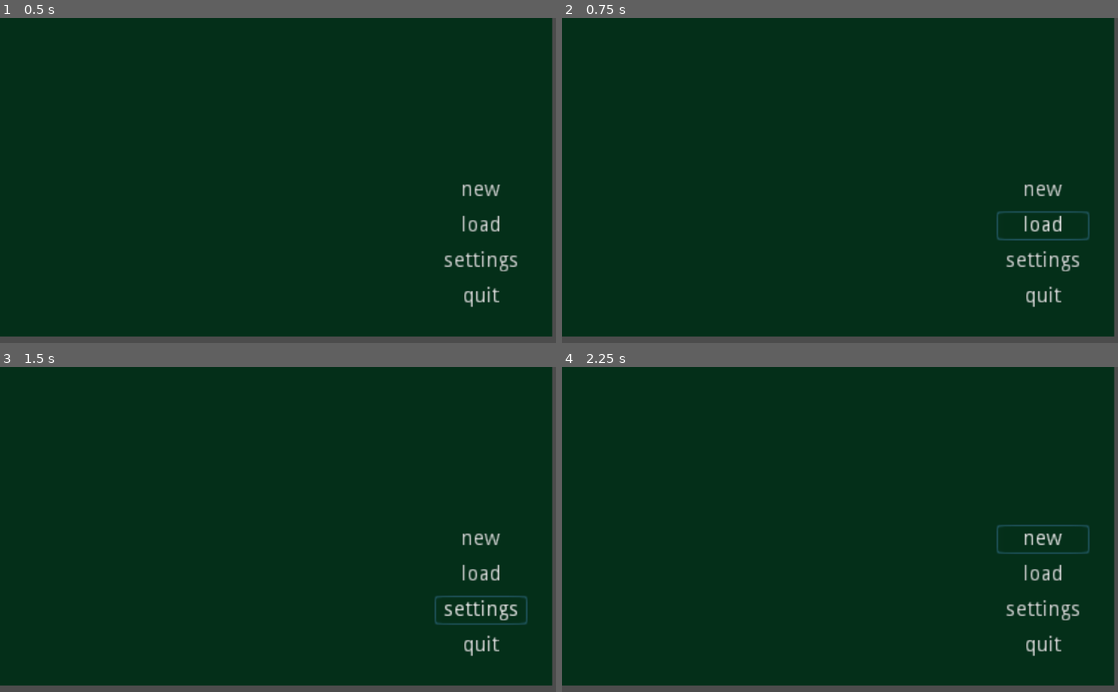
Above: before the commit, frames 1-4 (two rows, left to right).
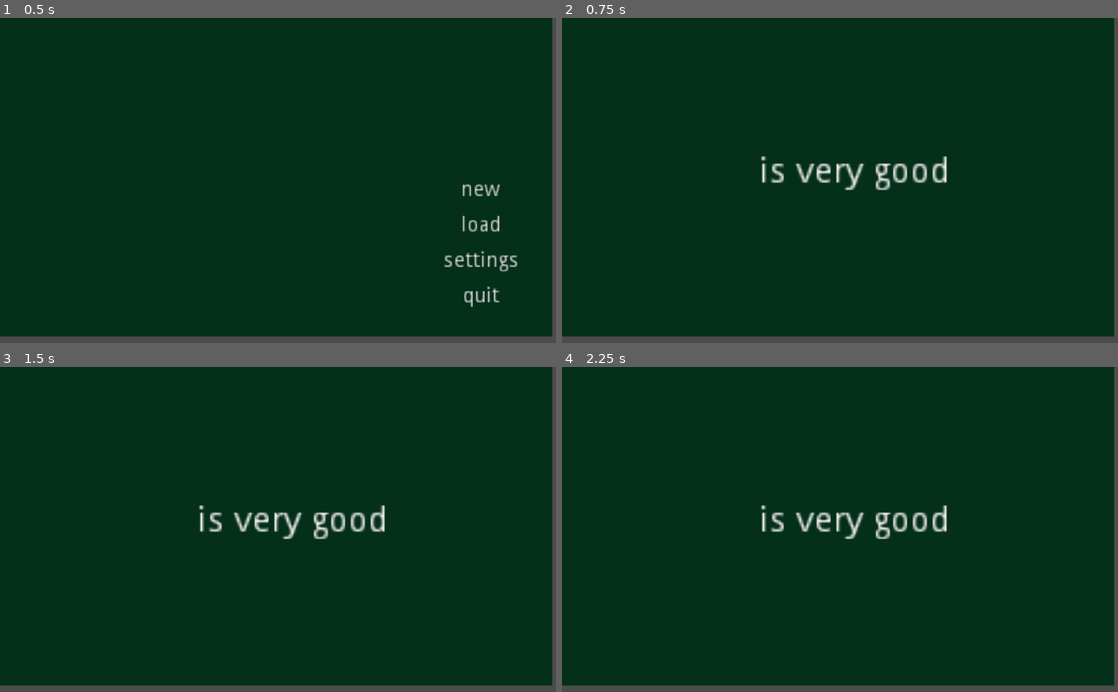
Above: after the commit, the same moments.

Repository: moha2008dev/throw-me-away
Game: Godot game, scene res://scenes/main_menu.tscn
Same seed, same stepped clock (60 frames per second), same inputs: the game is played once before the commit and once after it. Before the commit the project has no main scene; this scene is started directly in both runs.
Inputs (mouse positions are in pixels of both pictures, inside the frame that each line leads up to):
- Up to frame 1 (0.5 s): no input
- Up to frame 2 (0.75 s): click "load" at 0.5 s
- Up to frame 3 (1.5 s): click (483, 610) at 1.25 s, where only the run before the commit has a clickable "settings"
- Up to frame 4 (2.25 s): click (1045, 539) at 2 s, where only the run before the commit has a clickable "new"

Frame 1 is identical in both runs. In frame 2, 2.2% of the frame differs, in the area x 35-95%, y 42-90%; in frame 3, 2.2%; in frame 4, 2.2%.
Error before the commit: Parse Error: Unexpected token: Identifier:kfklmzmfl (res://scripts/main_menu.gd:3)

Commit message:
main_menu_script_and_test_scene

Diff:
--- a/project.godot
+++ b/project.godot
@@ -11,6 +11,7 @@
 [application]
 
 config/name="throw me away"
+run/main_scene="res://scenes/main_menu.tscn"
 config/icon="res://icon.png"
 
 [gui]
--- a/scenes/main_menu.tscn
+++ b/scenes/main_menu.tscn
@@ -27,27 +27,27 @@
 margin_bottom = 88.0
 rect_scale = Vector2( 0.6, 0.6 )
 
-[node name="Button" type="Button" parent="VBoxContainer"]
+[node name="new" type="Button" parent="VBoxContainer"]
 margin_right = 63.0
 margin_bottom = 20.0
 text = "new"
 flat = true
 
-[node name="Button2" type="Button" parent="VBoxContainer"]
+[node name="load" type="Button" parent="VBoxContainer"]
 margin_top = 24.0
 margin_right = 63.0
 margin_bottom = 44.0
 text = "load"
 flat = true
 
-[node name="Button3" type="Button" parent="VBoxContainer"]
+[node name="settings" type="Button" parent="VBoxContainer"]
 margin_top = 48.0
 margin_right = 63.0
 margin_bottom = 68.0
 text = "settings"
 flat = true
 
-[node name="Button4" type="Button" parent="VBoxContainer"]
+[node name="quit" type="Button" parent="VBoxContainer"]
 margin_top = 72.0
 margin_right = 63.0
 margin_bottom = 92.0
@@ -58,3 +58,8 @@
 anchor_mode = 0
 current = true
 zoom = Vector2( 0.22, 0.22 )
+
+[connection signal="pressed" from="VBoxContainer/new" to="." method="_on_new_pressed"]
+[connection signal="pressed" from="VBoxContainer/load" to="." method="_on_load_pressed"]
+[connection signal="pressed" from="VBoxContainer/settings" to="." method="_on_settings_pressed"]
+[connection signal="pressed" from="VBoxContainer/quit" to="." method="_on_quit_pressed"]
--- a/scripts/main_menu.gd
+++ b/scripts/main_menu.gd
@@ -1,3 +1,19 @@
 extends Control
 
-kfklmzmfl,
+var scene_go_to = preload("res://scenes/test_scene.tscn")
+
+
+func _on_new_pressed():
+	get_tree().change_scene_to(scene_go_to)
+
+
+func _on_load_pressed():
+	get_tree().change_scene_to(scene_go_to)
+
+
+func _on_settings_pressed():
+	get_tree().change_scene_to(scene_go_to)
+
+
+func _on_quit_pressed():
+	get_tree().quit()
